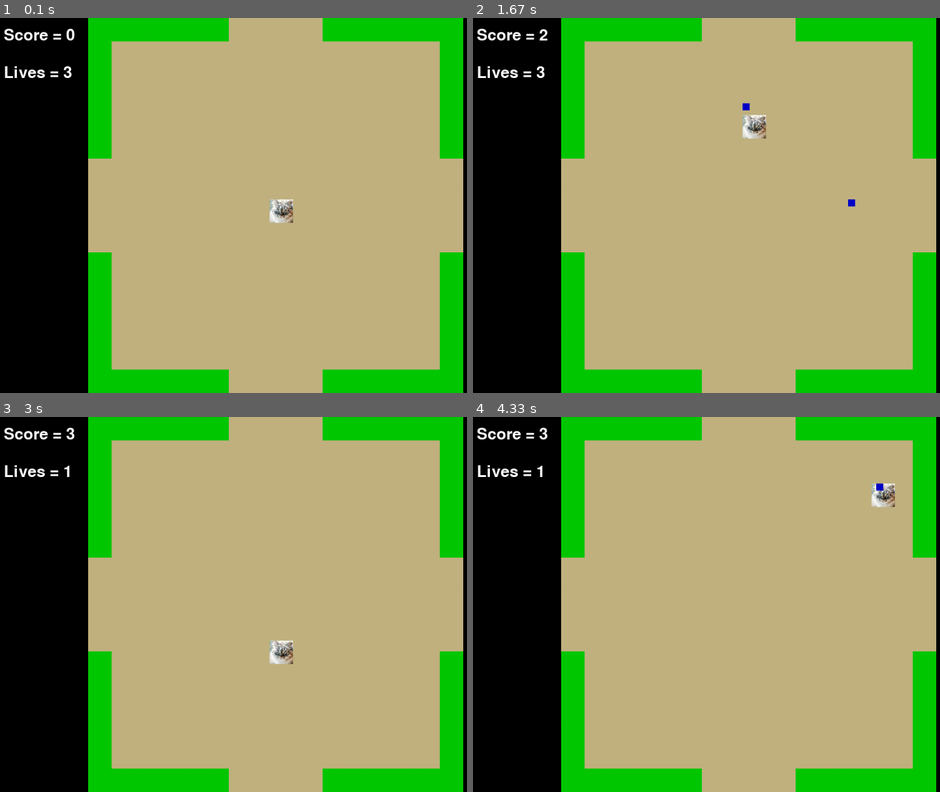
Above: before the commit, frames 1-4 (two rows, left to right).
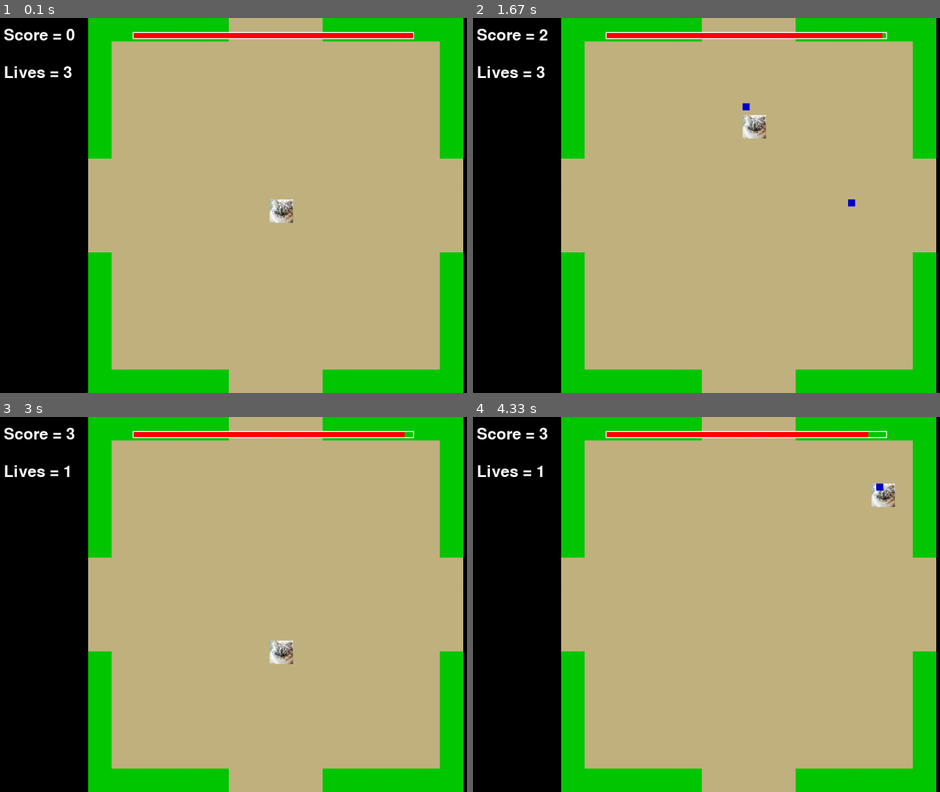
Above: after the commit, the same moments.

Repository: notsarah811/Sarah-Deline-ICS3U
Game: pygame game, started from Pygame Assignment FIX.py
Same seed, same stepped clock (60 frames per second), same inputs: the game is played once before the commit and once after it.
Inputs:
- Up to frame 1 (0.1 s): no input
- Up to frame 2 (1.67 s): hold A 0.33-0.8 s; hold Right 0.33-0.8 s; hold Right 0.83-1.3 s; hold D 0.83-1.3 s; hold Up 1.33-1.63 s; hold W 1.33-1.63 s
- Up to frame 3 (3 s): hold Up 1.67-2.03 s; hold W 1.67-2.03 s; hold Right 2.07-2.7 s; hold D 2.07-2.7 s; hold Down from 2.73 s (still down); hold S from 2.73 s (still down)
- Up to frame 4 (4.33 s): release Down at 3.1 s; release S at 3.1 s; hold Up 3.13-3.43 s; hold W 3.13-3.43 s; hold Up 3.47-3.83 s; hold W 3.47-3.83 s; hold Right from 3.87 s (still down); hold D from 3.87 s (still down)

The runs differ from the first frame. In frame 1, 1.2% of the frame differs, in the area x 28-89%, y 3-6%; in frame 2, 1.2%; in frame 3, 1.2%; in frame 4, 1.2%.

Commit message:
added timer, cleaned up code

Diff:
--- a/Pygame Assignment FIX.py
+++ b/Pygame Assignment FIX.py
@@ -1,7 +1,6 @@
-import re
-
 import pygame # type: ignore
 import random
+import time
 
 #==========PYGAME SETUP================
 
@@ -14,6 +13,7 @@
 
 #==========GAME SETUP================
 
+#colours
 WHITE = (255, 255, 255)
 SAND = (194, 178, 128)
 BLUE = (0, 0, 200)
@@ -21,21 +21,32 @@
 GREEN = (0, 200, 0)
 BLACK = (0, 0, 0)
 
+#player stats
 player_size = 50
 enemy_size = 30
 player_x = 587
 player_y = 387
 speed = 5
+score = 0
+lives = 3
+
+#bullet stats
 bullet_speed = 10
 bullet_active = False
 bullet_cooldown = 300  # Time between shots in milliseconds
 last_bullet_time = 0
+
+#enemy stats
 enemy_speed = 2.5
-score = 0
-lives = 3
+
+#timer setup + game stats
 cont = False
-
-v = pygame.draw.polygon(screen, (255, 0, 0), [(200, 0), (500, 0), (500, 50), (250, 50)], 250)
+time_limit = 60 #time limit in seconds
+start_time = time.time()
+running = True
+won = False
+lvl_2_won = False
+clock = pygame.time.Clock()
 
 cacti_borders = [
     (200, 0, 300, 50),
@@ -47,16 +58,13 @@
     (700, 750, 300, 50),
     (950, 500, 50, 300)
 ]
-
 cacti_pillars = [
     (400, 200, 80, 80),
     (720, 200, 80, 80),
     (400, 520, 80, 80),
     (720, 520, 80, 80)
 ]
-
 bullets = []
-
 enemies = []
 enemy_spawn_locations = [
     (200, 400),
@@ -65,17 +73,12 @@
     (600, 770)
 ]
 
-walls = 0
-
-
-running = True
-won = False
-lvl_2_won = False
-clock = pygame.time.Clock()
+
+
 
 #===========FUNCTION SETUP===========
 
-def enemy_movement ():
+def enemy_movement (): #enemy movement function that moves the enemies towards the player + checks for collisions with borders
      for enemy in enemies:
 
         enemy_x = enemy[0]
@@ -103,35 +106,35 @@
         if enemy_border_collision(enemy, cacti_borders):
             enemy[1] = enemy_y
 
-def enemy_shooting ():
+def enemy_shooting (): #enemy shooting function that shoots bullets towards the player
     pass
 
-def check_cacti_collision(player, cacti_borders):
+def check_cacti_collision(player, cacti_borders): #collision detection function that checks if the player is colliding with any cacti
         for cacti in cacti_borders:
             if player.colliderect(cacti):
                 return True
         return False
 
-def enemy_border_collision(enemy, cacti_borders):
+def enemy_border_collision(enemy, cacti_borders): #collision detection function that checks if the enemy is colliding with any cacti
     for cacti in cacti_borders:
         enemy_rect = pygame.Rect(enemy[0], enemy[1], 30, 30)
         if enemy_rect.colliderect(cacti):
             return True
     return False
 
-def check_border_collision(player, left_border, right_border):
+def check_border_collision(player, left_border, right_border): #collision detection function that checks if the player is colliding with the left or right border
     if player.colliderect(left_border or right_border):
                 return True
     return False
 
-def lose_life(player_x, player_y, lives,bullets, enemies):
+def lose_life(player_x, player_y, lives,bullets, enemies): #function that resets the player position and removes a life
         player_x = 587
         player_y = 387
         bullets.clear()
         enemies.clear()
         return player_x, player_y, lives - 1
 
-def enemy_collision(player, enemies):
+def enemy_collision(player, enemies): #collision detection function that checks if the player is colliding with any enemies
     for enemy in enemies:
         enemy_rect = pygame.Rect(enemy[0], enemy[1], 30, 30)
         if player.colliderect(enemy_rect):
@@ -148,20 +151,17 @@
     # Get the keys being pressed
     keys = pygame.key.get_pressed()
 
-    #Collision detection function
-
-
+    #==========PLAYER MOVEMENT================
     if not won:
 
         # Move left
         if keys[pygame.K_a]:
             player_x -= speed
             player = pygame.Rect(player_x, player_y, player_size, player_size)
-            if check_cacti_collision(player, cacti_borders) == True:
-                player_x, player_y,lives = lose_life(player_x,player_y,lives,bullets, enemies)
-            if check_border_collision(player, left_border, right_border) == True:
+            if check_cacti_collision(player, cacti_borders) == True: #checks collision function, kills player if true
+                player_x, player_y,lives = lose_life(player_x,player_y,lives,bullets, enemies)
+            if check_border_collision(player, left_border, right_border) == True: #keeps player in game borders
                 player_x += speed
-
 
         # Move right
         if keys[pygame.K_d]:
@@ -181,7 +181,6 @@
             if check_border_collision(player, left_border, right_border) == True:
                 player_y += (speed)
 
-
         # Move down
         if keys[pygame.K_s]:
             player_y += speed
@@ -191,21 +190,18 @@
             if check_border_collision(player, left_border, right_border) == True:
                 player_y -= (speed)
 
-
    # Keep the player within the screen boundaries
     if player_x < 200:
         player_x = 200
-
     if player_x > 1000 - player_size:
         player_x = 1000 - player_size
-
     if player_y < 0:
         player_y = 0
-
     if player_y > SCREEN_HEIGHT - player_size:
         player_y = SCREEN_HEIGHT - player_size
 
         # Update the player rectangle
+
     player = pygame.Rect(player_x, player_y, player_size, player_size)
 
     player_image = pygame.image.load("temp sprite.jpeg")
@@ -213,39 +209,46 @@
     player_image = pygame.transform.scale(player_image, (player_size, player_size))
     enemy_image = pygame.transform.scale(enemy_image, (enemy_size, enemy_size))
 
-
-
-
-
-
-    # Draw the background
+    #========== TIMER ================
+    #https://www.youtube.com/watch?v=juSH7hmYUGA
+    elapsed_time = time.time() - start_time
+    remaining_time = time_limit - int(elapsed_time)
+
+    #==========DRAWING SECTION================
+    #Draw the background
     screen.fill(SAND)
 
-    #==========DRAWING SECTION================
-
+    #Edge borders + cacti borders
     left_border = pygame.draw.rect(screen, BLACK, (0, 0, 200, 10000))
     right_border = pygame.draw.rect(screen, BLACK, (SCREEN_WIDTH - 200, 0, 200, 10000))
     if not won:
         for cacti in cacti_borders:
             pygame.draw.rect(screen, GREEN, cacti)
 
+    #Score counter
     font = pygame.font.Font(None, 50)
     text_score = font.render(f"Score = {score}", True, WHITE)
     screen.blit(text_score, (20, 20))
 
+    #Lives counter
     font = pygame.font.Font(None, 50)
     text_score = font.render(f"Lives = {lives}", True, WHITE)
     screen.blit(text_score, (20, 100))
 
+    #Player Sprite
     player = pygame.Rect(player_x, player_y, player_size, player_size)
     screen.blit(player_image, (player_x, player_y))
 
+    #Timer Display
+    timer = pygame.draw.rect(screen, RED, ( 295, 30, remaining_time * 10, 15))
+    timer_background = pygame.draw.rect(screen, WHITE, (295, 30, 600, 15), 2)
+
     #==========SHOOTING SECTION================
     current_time = pygame.time.get_ticks()
-    if current_time - last_bullet_time >= bullet_cooldown:
+    if current_time - last_bullet_time >= bullet_cooldown: #so that the player can only shoot a bullet every 300 milliseconds
         if keys[pygame.K_UP]:
-            bullets.append([player_x, player_y, "up"])
-            last_bullet_time = current_time
+            bullets.append([player_x, player_y, "up"]) #adds a bullet to the bullets list with the player's current position and direction shooting
+            last_bullet_time = current_time #resets cooldown
 
         elif keys[pygame.K_DOWN]:
             bullets.append([player_x, player_y, "down"])
@@ -259,25 +262,20 @@
             bullets.append([player_x, player_y, "right"])
             last_bullet_time = current_time
 
-    for bullet in bullets:
-
+    for bullet in bullets: #checks direction of bullet and moves it accordingly
         if bullet[2] == "up":
             bullet[1] -= bullet_speed
-
         elif bullet[2] == "down":
             bullet[1] += bullet_speed
-
         elif bullet[2] == "left":
             bullet[0] -= bullet_speed
-
         elif bullet[2] == "right":
             bullet[0] += bullet_speed
 
-        pygame.draw.rect(screen, BLUE, (bullet[0], bullet[1], 15, 15))
-
-    bullets = [bullet for bullet in bullets if
-            200 < bullet[0] < 1000-15 and
-            0 < bullet[1] < SCREEN_HEIGHT]
+        pygame.draw.rect(screen, BLUE, (bullet[0], bullet[1], 15, 15)) #draws the bullet on the screen
+
+    #only keeps bullets that are within the screen boundaries, removes bullets that go off-screen
+    bullets = [bullet for bullet in bullets if 200 < bullet[0] < 1000-15 and 0 < bullet[1] < SCREEN_HEIGHT]
 
     """ In case above method isn't allowed, this code can be used. It is currently commented out.
 
@@ -334,55 +332,63 @@
 
 
     # ======== ENEMY SECTION ========
-    # Enemy movement and behavior can be added here
-
-    if not won:
+
+    if not won: #only spawns enemies if the player has not won yet
         random_enemy_spawn_chance = 0.015  # 1.5% chance to spawn an enemy each frame
-        if random.random() < random_enemy_spawn_chance and len(enemies) < 5:
-            spawn_location = random.choice(enemy_spawn_locations)
+        if random.random() < random_enemy_spawn_chance and len(enemies) < 5: #restricts the number of enemies on screen to 5
+            spawn_location = random.choice(enemy_spawn_locations) #picks which side to spawn enemy at
             enemy_x = spawn_location[0]
             enemy_y = spawn_location[1]
-            enemies.append([enemy_x, enemy_y])
-
-        enemy_movement ()
-
-
-        for enemy in enemies:
-            enemy_rect = pygame.Rect(enemy[0], enemy[1], 30, 30)
-
-            for bullet in bullets:
+            enemies.append([enemy_x, enemy_y]) #adds the enemy to the enemies list with the spawn location
+
+        enemy_movement () #calls enemy movement function to move the enemies towards the player
+
+
+        for enemy in enemies: #enemy + bullet collision
+            enemy_rect = pygame.Rect(enemy[0], enemy[1], 30, 30) #creates hitbox for the enemy to check for collisions
+
+            for bullet in bullets: #creates hitbox for the bullet to check for collisions with the enemy
                 bullet_rect = pygame.Rect(bullet[0], bullet[1], 15, 15)
 
-                if bullet_rect.colliderect(enemy_rect):
+                if bullet_rect.colliderect(enemy_rect): #checks if the bullet is colliding with the enemy, if so, removes both the bullet and the enemy and adds 1 to the score
                     enemies.remove(enemy)
                     bullets.remove(bullet)
                     score += 1
 
             screen.blit(enemy_image, (enemy[0], enemy[1]))
 
-    if enemy_collision(player, enemies) == True:
+    if enemy_collision(player, enemies) == True: #enemy + player collision
         player_x, player_y,lives = lose_life(player_x,player_y,lives,bullets, enemies)
 
     # ======== END ========
 
-    if score >= 10:
+    if remaining_time <= 0: #checks if the time runs out and if so, the player has won
         won = True
         font = pygame.font.Font(None, 100)
+
+        #level complete text
         level_complete = font.render("You Completed This Level!", True, GREEN)
         screen.blit(level_complete, (SCREEN_WIDTH // 2 - level_complete.get_width() // 2, SCREEN_HEIGHT // 2 - level_complete.get_height() // 2))
         level_continue = font.render("Press SPACE to Continue", True, GREEN)
         screen.blit(level_continue, (SCREEN_WIDTH // 2 - level_continue.get_width() // 2, SCREEN_HEIGHT // 2 + 50))
-        if keys[pygame.K_SPACE]:
+
+        if keys[pygame.K_SPACE]:#checks if the player presses space to continue to the next level
             cont = True
             lvl_2_won = False
+
+            #reset game stats for next level
             score = 0
             bullets.clear()
             enemies.clear()
             player_x = 587
             player_y = 387
-
+            time_remaining = time_limit
+            start_time = time.time()
+
+
+#======== LEVEL 2 PLAYER MOVEMENT ========
     if not lvl_2_won:
- # Move left
+         # Move left
         if keys[pygame.K_a]:
             player_x -= speed
             player = pygame.Rect(player_x, player_y, player_size, player_size)
@@ -390,7 +396,6 @@
                 player_x, player_y,lives = lose_life(player_x,player_y,lives,bullets, enemies)
             if check_border_collision(player, left_border, right_border) == True:
                 player_x += speed
-
 
         # Move right
         if keys[pygame.K_d]:
@@ -410,7 +415,6 @@
             if check_border_collision(player, left_border, right_border) == True:
                 player_y += (speed)
 
-
         # Move down
         if keys[pygame.K_s]:
             player_y += speed
@@ -419,6 +423,12 @@
                 player_x, player_y,lives = lose_life(player_x,player_y,lives,bullets, enemies)
             if check_border_collision(player, left_border, right_border) == True:
                 player_y -= (speed)
+
+       #======== LVL 2 TIMER ========
+        elapsed_time = time.time() - start_time
+        remaining_time = time_limit - int(elapsed_time)
+
+
 
 
    # Keep the player within the screen boundaries
@@ -443,7 +453,8 @@
         for cactus in cacti_pillars:
             pygame.draw.rect(screen, GREEN, cactus)
 
-
+    timer = pygame.draw.rect(screen, RED, ( 295, 30, remaining_time * 10, 15))
+    timer_background = pygame.draw.rect(screen, WHITE, (295, 30, 600, 15), 2)
 
 
     if won == True and cont == True and not lvl_2_won:
